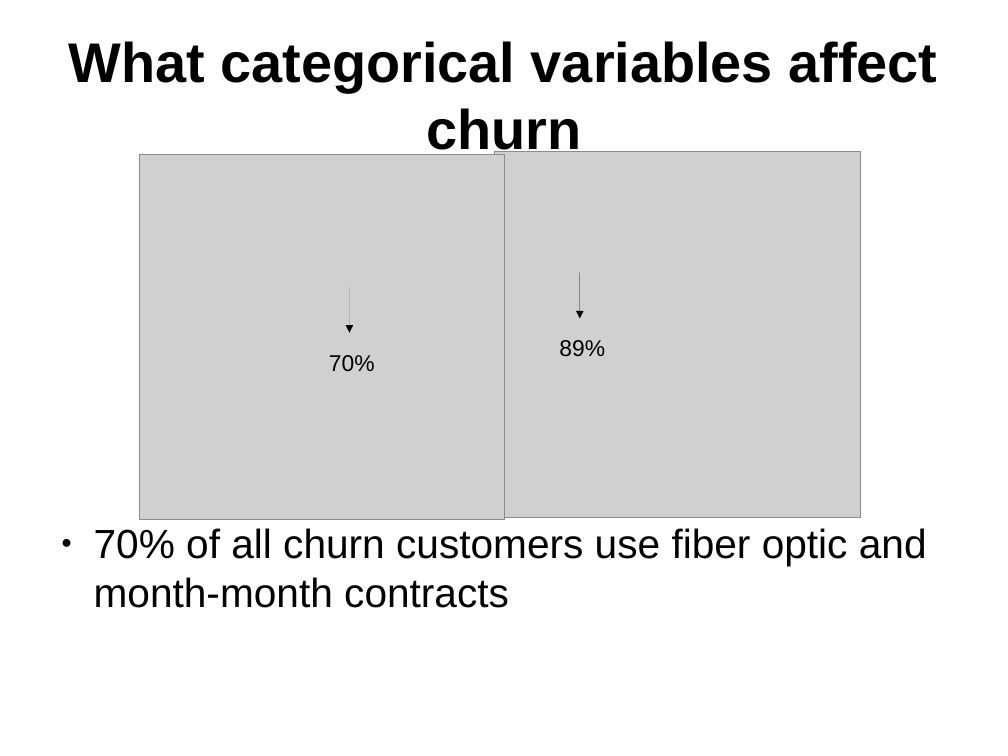
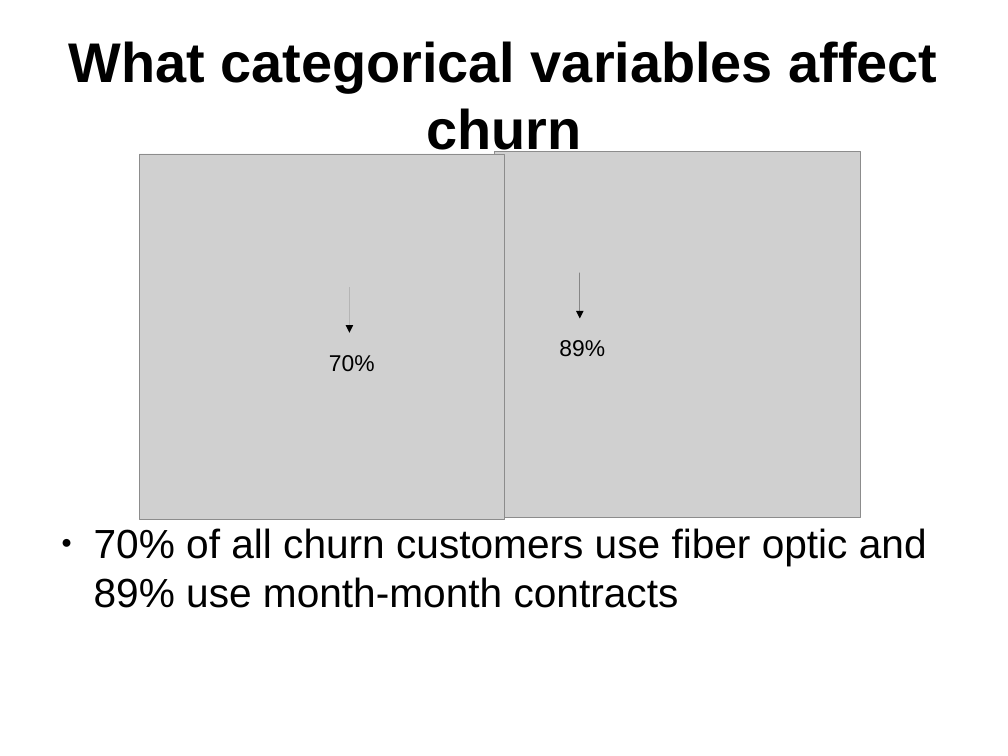
Before and after one commit to leexa90/ML_course_BII, a slide deck: slide 14 of opening_slides.odp. Drawn at 1008x756 pixels with LibreOffice and Linux fonts; fonts in the diff are those of the drawing; grey boxes stand for pictures. Boxes give left, top, right and bottom in pixels: in the first picture for what was removed or moved away, otherwise in the second. Text is boxed around its words. In the diff, an @@ line names an element or a change of style, - is before the commit and + after.

```diff
--- a/opening_slides.odp
+++ b/opening_slides.odp
@@ text at (94,528,927,608): text changed @@
-● 70% of all churn customers use fiber optic and month-month contracts
+● 70% of all churn customers use fiber optic and 89% use month-month contracts
```
Also in this commit, not shown: 5 other slides changed, 1 slide added, 4 other files.
